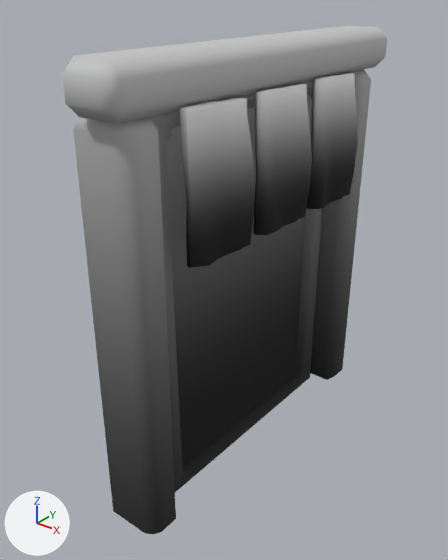
The FBX model Assets/PackageAsset/Honda 1/Wood/SM_Wood_Door_07.fbx: old version first, new version second.
Camera for both pictures: a 50 mm camera at (0.908, -0.624, 0.78) aimed at (0.429, -0.025, 0.409). The axes (+X, +Y, +Z) are drawn at lower left. The lights are the same throughout. Where no turn or scale is listed for an object, it has been applied to the vertices.

Script lines for the objects in view, before the commit:
```python
mat_mi_wood_01 = principled_material('MI_Wood_01')
mat_mi_wood_01.texture = img_t_clay_01_png
mat_mi_wood_01.roughness = 0.917
me_cylinder_piece_piece_111 = bpy.data.meshes.new('Cylinder_Piece_Piece.111')
me_cylinder_piece_piece_111.from_pydata(...)  # 526 vertices, 519 faces; spans x 0.381..0.508, y -0.266..0.266, z 0.14..0.719
me_cylinder_piece_piece_111.materials.append(mat_mi_wood_01)  # picture img_t_clay_01_png
ob_sm_wood_door_07 = bpy.data.objects.new('SM_Wood_Door_07', me_cylinder_piece_piece_111)
ob_sm_wood_door_07.location = (0.0, 0.0, 0.0)
```
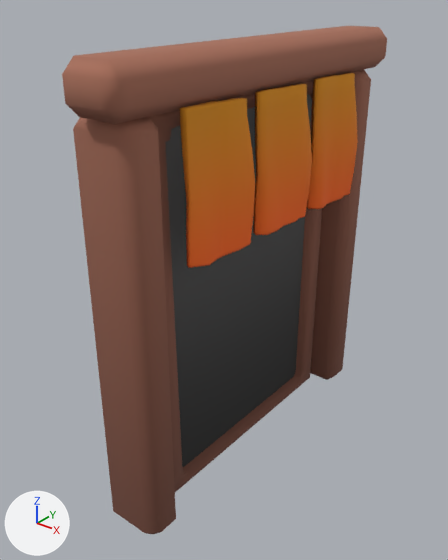
Boxes (x1, y1, x2, y2) around the edits, measured in the pictures (448 x 560 px):
'SM_Wood_Door_07', surface changed (grey to brown): (62, 26, 387, 534) in both

What the commit changed:
Picture 'T_All_01.png' (img_t_all_01_png) is new.
Material 'MI_Wood_01' (mat_mi_wood_01) changes its picture from img_t_clay_01_png to img_t_all_01_png.
